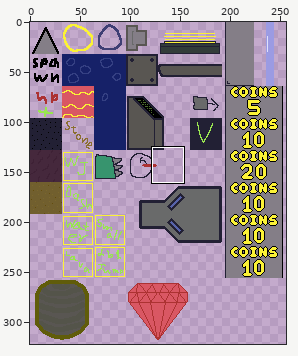
File history of a sprite sheet, web/public/assets/images/main_tiles.png. The picture above shows the old version from afar; the outline marks the close-up.
Close-up. Earlier state:
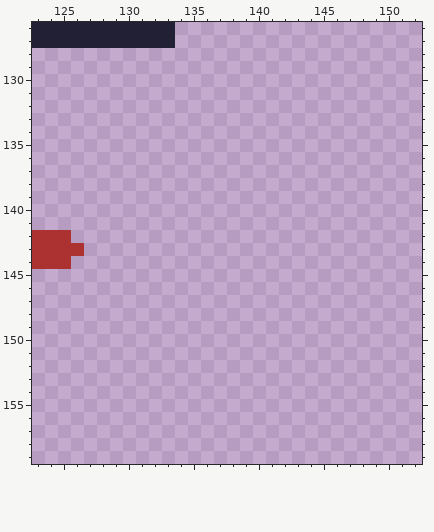
The file is 256x512 pixels. Colours within 5 levels of each other are drawn and written as one. Shown: x 123..152, y 126..159. The wide view leaves out empty margins.
After the commit:
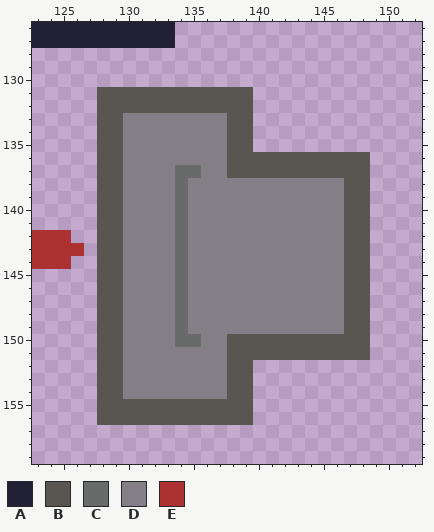
Palette (. is transparent): A #222034  B #595652  C #696a6a  D #847e87  E #ac3232
The exact change:
@@ x 123..152 @@
 130 ..............................
-131 ..............................
-132 ..............................
-133 ..............................
-134 ..............................
-135 ..............................
-136 ..............................
-137 ..............................
-138 ..............................
-139 ..............................
-140 ..............................
-141 ..............................
-142 EEE...........................
-143 EEEE..........................
-144 EEE...........................
-145 ..............................
-146 ..............................
-147 ..............................
-148 ..............................
-149 ..............................
-150 ..............................
-151 ..............................
-152 ..............................
-153 ..............................
-154 ..............................
-155 ..............................
-156 ..............................
+131 .....BBBBBBBBBBBB.............
+132 .....BBBBBBBBBBBB.............
+133 .....BBDDDDDDDDBB.............
+134 .....BBDDDDDDDDBB.............
+135 .....BBDDDDDDDDBB.............
+136 .....BBDDDDDDDDBBBBBBBBBBB....
+137 .....BBDDDDCCDDBBBBBBBBBBB....
+138 .....BBDDDDCDDDDDDDDDDDDBB....
+139 .....BBDDDDCDDDDDDDDDDDDBB....
+140 .....BBDDDDCDDDDDDDDDDDDBB....
+141 .....BBDDDDCDDDDDDDDDDDDBB....
+142 EEE..BBDDDDCDDDDDDDDDDDDBB....
+143 EEEE.BBDDDDCDDDDDDDDDDDDBB....
+144 EEE..BBDDDDCDDDDDDDDDDDDBB....
+145 .....BBDDDDCDDDDDDDDDDDDBB....
+146 .....BBDDDDCDDDDDDDDDDDDBB....
+147 .....BBDDDDCDDDDDDDDDDDDBB....
+148 .....BBDDDDCDDDDDDDDDDDDBB....
+149 .....BBDDDDCDDDDDDDDDDDDBB....
+150 .....BBDDDDCCDDBBBBBBBBBBB....
+151 .....BBDDDDDDDDBBBBBBBBBBB....
+152 .....BBDDDDDDDDBB.............
+153 .....BBDDDDDDDDBB.............
+154 .....BBDDDDDDDDBB.............
+155 .....BBBBBBBBBBBB.............
+156 .....BBBBBBBBBBBB.............
 157 ..............................
Where, in picture pixels (left, top, right, bottom), the same in both close-ups:
added: (97, 87, 370, 425)
